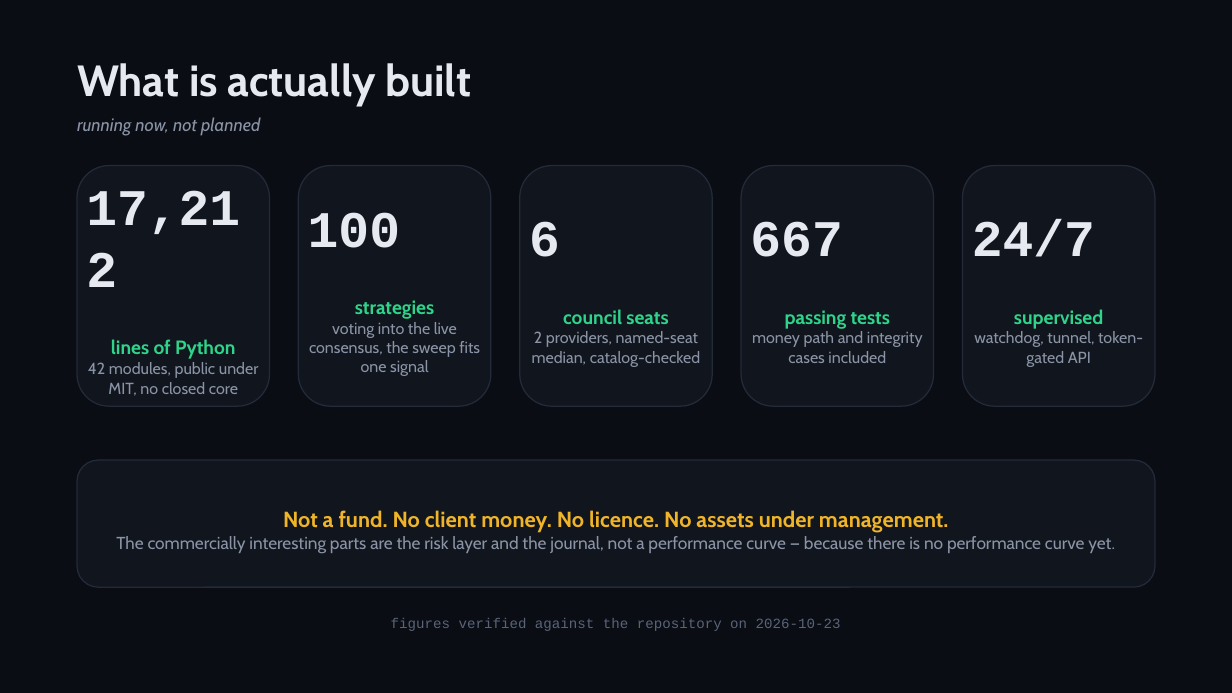
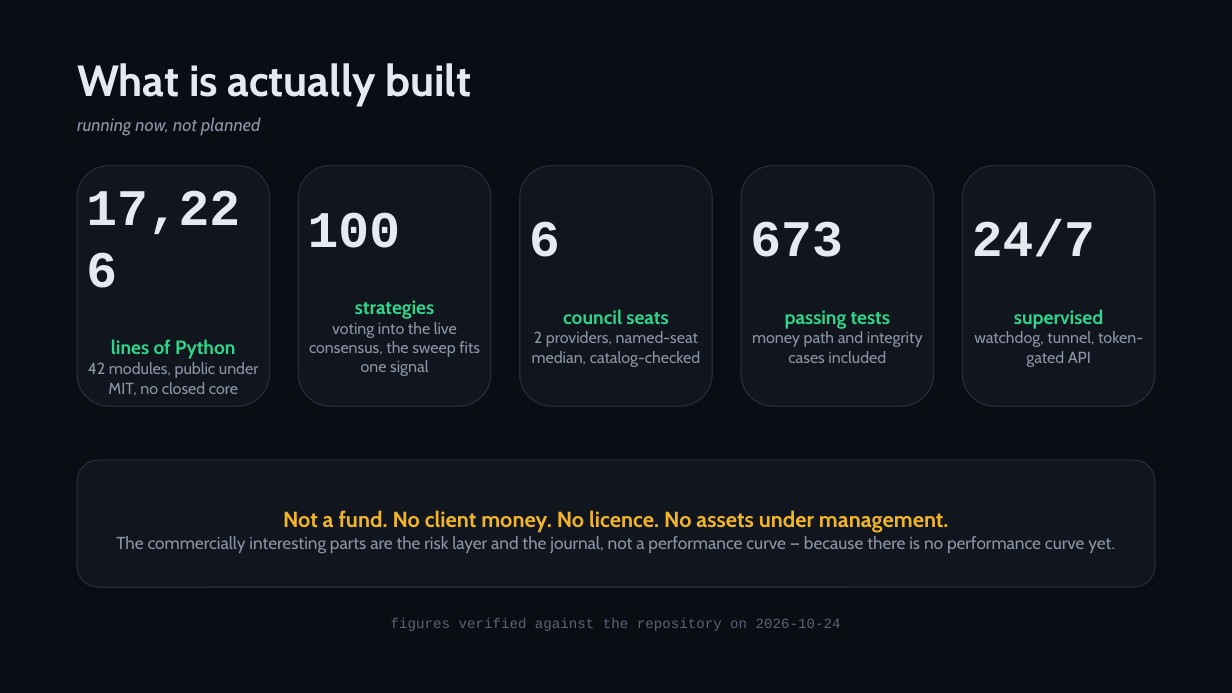
Before and after one commit to zhaider5142009-oss/kairos, a slide deck: slide 3 of docs/investors/KAIROS_Investor_Deck.pptx. Drawn at 1232x693 pixels with LibreOffice and Linux fonts; fonts in the diff are those of the drawing. Boxes give left, top, right and bottom in pixels: in the first picture for what was removed or moved away, otherwise in the second. Text is boxed around its words. In the diff, an @@ line names an element or a change of style, - is before the commit and + after.

```diff
--- a/docs/investors/KAIROS_Investor_Deck.pptx
+++ b/docs/investors/KAIROS_Investor_Deck.pptx
@@ text in rounded rectangle at [86, 190, 240, 234]: text changed @@
-17,212
+17,226
@@ text in rounded rectangle at [750, 221, 842, 257]: text changed @@
-667
+673
@@ text at [391, 618, 841, 631]: text changed @@
-figures verified against the repository on 2026-10-23
+figures verified against the repository on 2026-10-24
```
Also in this commit, not shown: 3 other slides changed, 8 other files.
